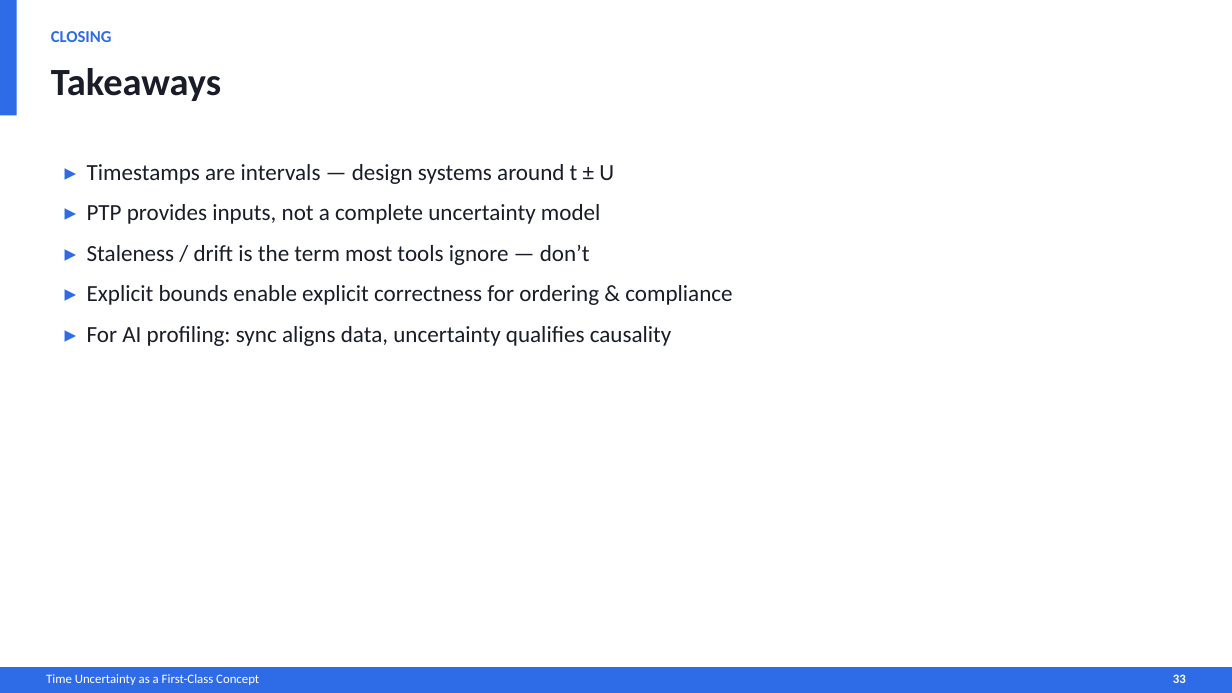
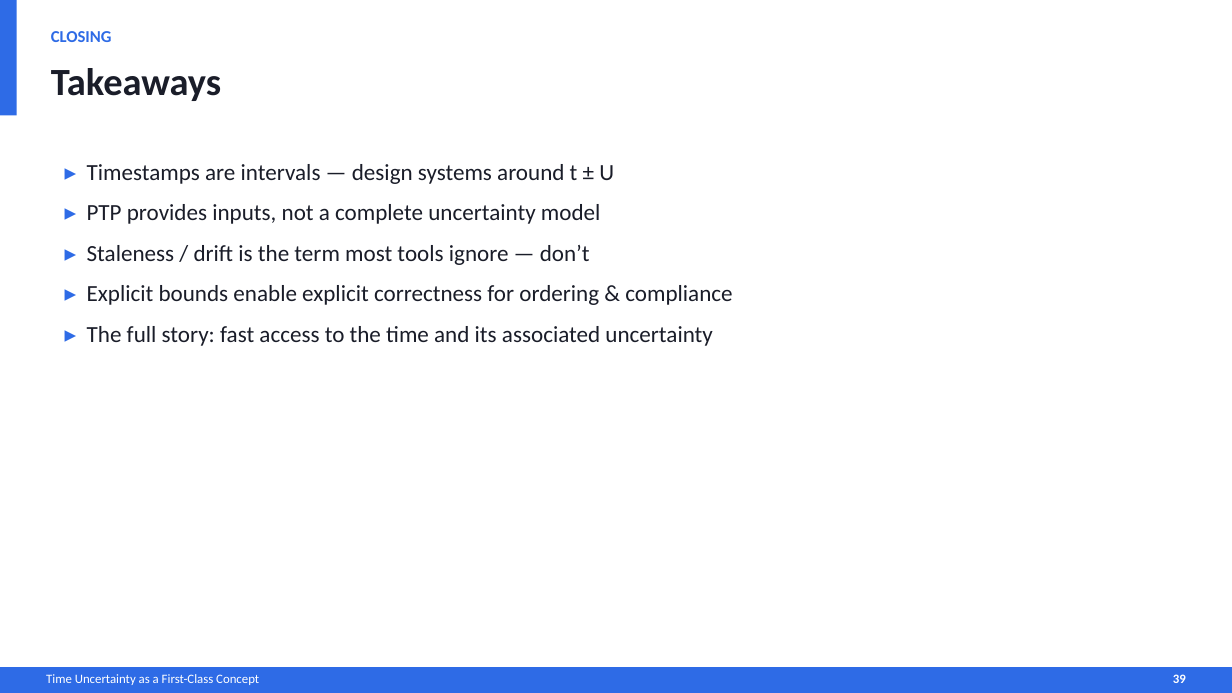
Before and after one commit to MaciekMachni/netdev-0x1a-talk, a slide deck: slide 39 of time-uncertainty-error-bar.pptx (slide 33 before the commit). Drawn at 1232x693 pixels with LibreOffice and Linux fonts; fonts in the diff are those of the drawing. Boxes give left, top, right and bottom in pixels: in the first picture for what was removed or moved away, otherwise in the second. Text is boxed around its words. In the diff, an @@ line names an element or a change of style, - is before the commit and + after.

```diff
--- a/time-uncertainty-error-bar.pptx
+++ b/time-uncertainty-error-bar.pptx
@@ text at [87, 326, 712, 346]: text changed @@
-▸ For AI profiling: sync aligns data, uncertainty qualifies causality
+▸ The full story: fast access to the time and its associated uncertainty
```
Also in this commit, not shown: 21 other slides changed, 8 slides added, 2 slides removed, 7 other files.
